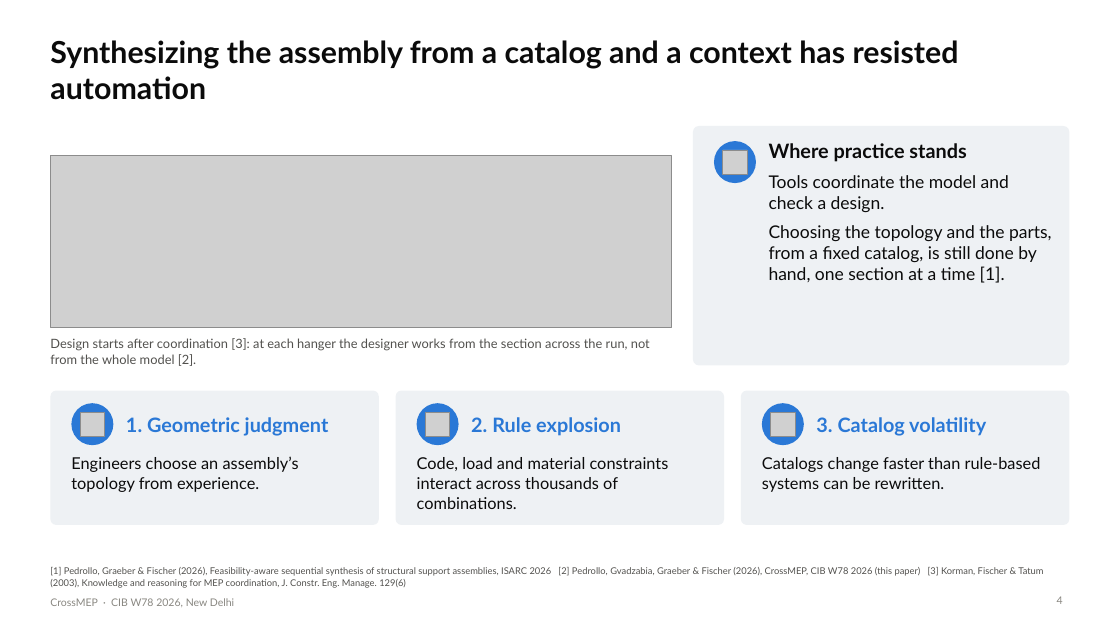
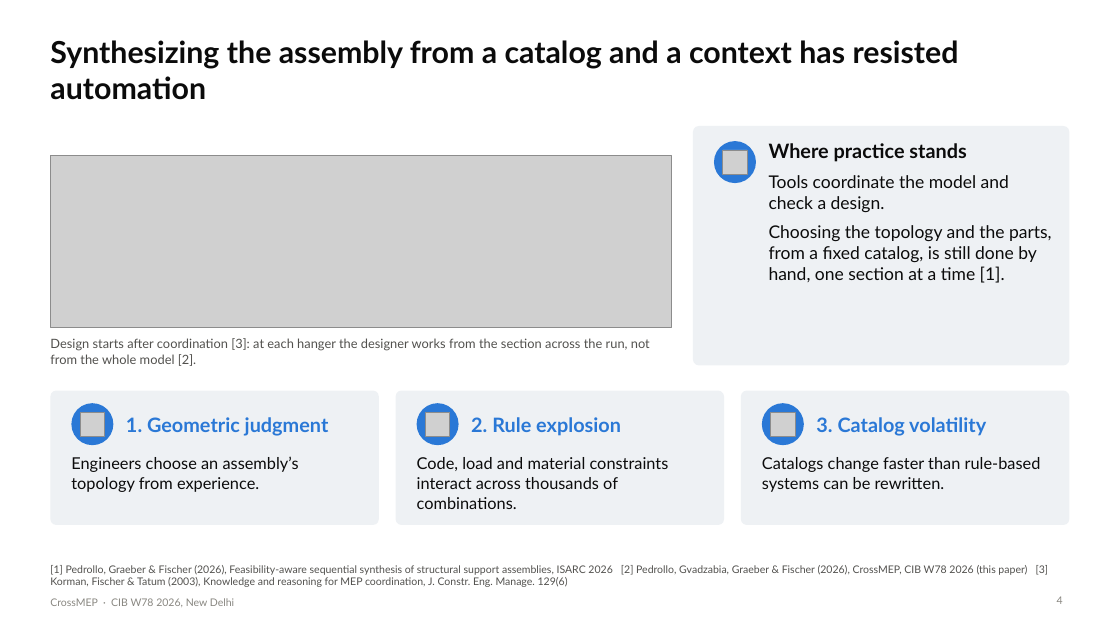
Before and after one commit to lavinia-ped/CrossMEP_Dataset, a slide deck: slide 4 of docs/CrossMEP_CIBW78_talk.pptx. Drawn at 1120x630 pixels with LibreOffice and Linux fonts; fonts in the diff are those of the drawing; grey boxes stand for pictures. Boxes give left, top, right and bottom in pixels: in the first picture for what was removed or moved away, otherwise in the second. Text is boxed around its words. In the diff, an @@ line names an element or a change of style, - is before the commit and + after.

```diff
--- a/docs/CrossMEP_CIBW78_talk.pptx
+++ b/docs/CrossMEP_CIBW78_talk.pptx
@@ text "[1] Pedrollo, Graeber & Fischer ..." at <box>50,565,1049,587</box>: size 8 to 9 pt @@
```
Also in this commit, not shown: 11 other slides changed, 5 other files.
